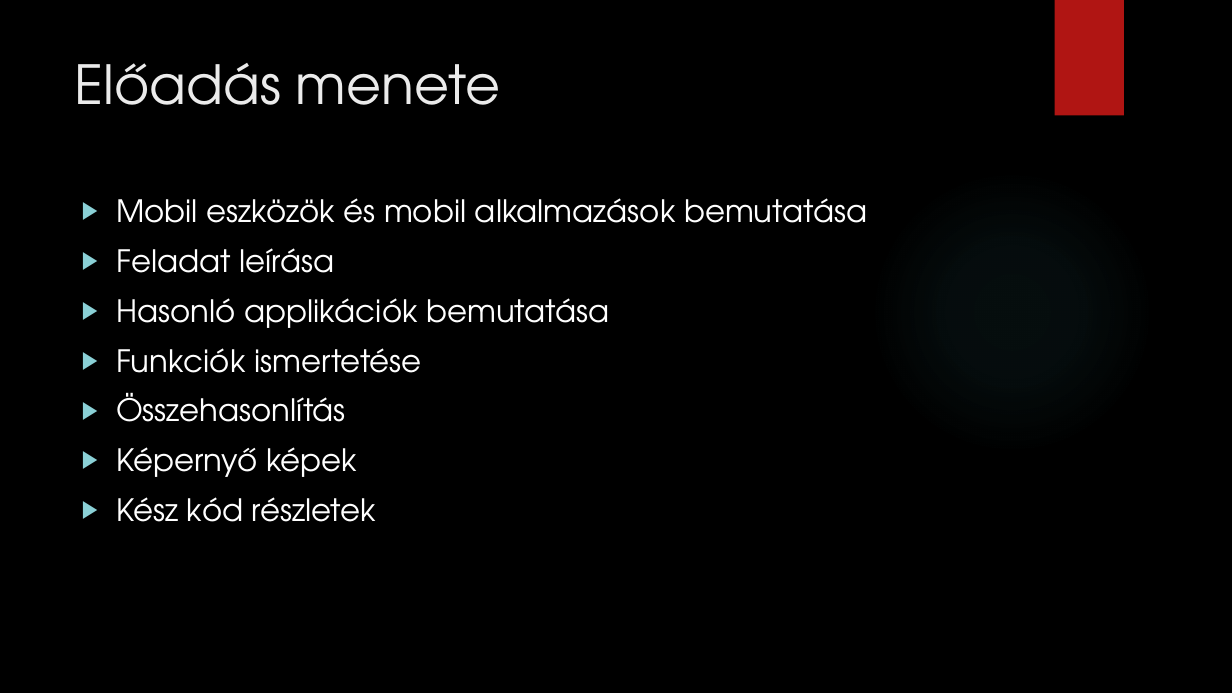
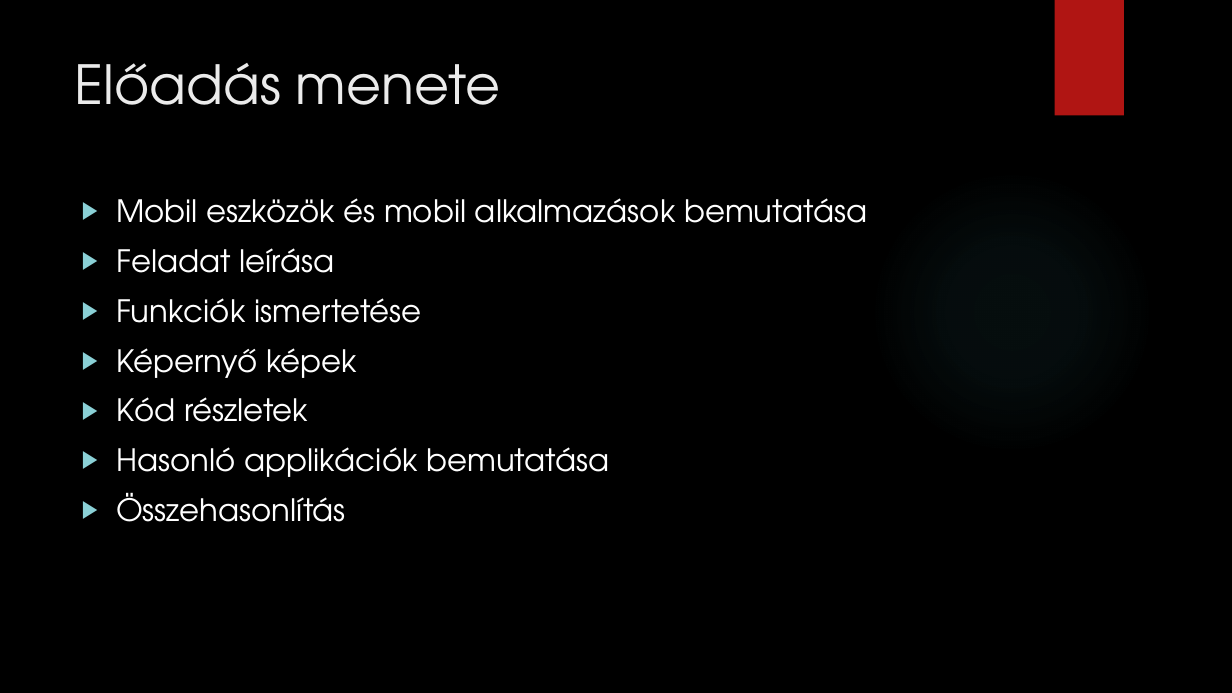
Before and after one commit to horeczky95/Projektlabor, a slide deck: slide 2 of Bolti költés.pptx. Drawn at 1232x693 pixels with LibreOffice and Linux fonts; fonts in the diff are those of the drawing; background and template pictures are left out. Boxes give left, top, right and bottom in pixels: in the first picture for what was removed or moved away, otherwise in the second. Text is boxed around its words. In the diff, an @@ line names an element or a change of style, - is before the commit and + after.

```diff
--- a/Bolti költés.pptx
+++ b/Bolti költés.pptx
@@ text at [116, 298, 422, 422]: paragraphs added @@
+▶ Funkciók ismertetése
+▶ Képernyő képek
+▶ Kód részletek
@@ text at [116, 348, 422, 373]: paragraph removed @@
-▶ Funkciók ismertetése
@@ text at [116, 447, 376, 522]: paragraphs removed @@
-▶ Képernyő képek
-▶ Kész kód részletek
```
Also in this commit, not shown: 1 other slide changed.
